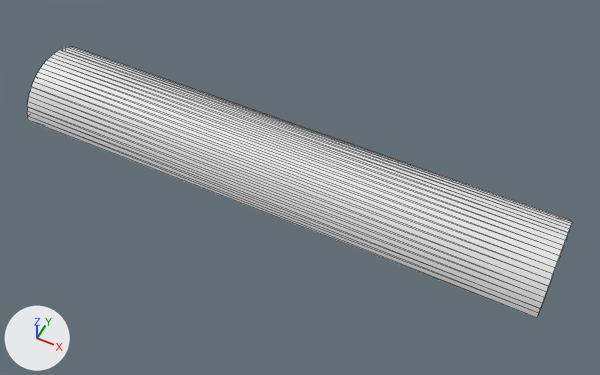
The OBJ model assets/urdf/fmb_insertion/circle/peg/peg_coll_00.obj, before and after one commit.
Both versions are drawn from a 50 mm lens placed at (0.0734, -0.1361, 0.1686), pointed at (0.0071, -0.0036, 0.003). The axes (+X, +Y, +Z) are drawn at lower left. The lights are the same throughout. The first picture is the older version. Mesh edges are drawn as thin lines. Where no turn or scale is listed for an object, it has been applied to the vertices.

In view in the first picture: 'peg_coll_00'.
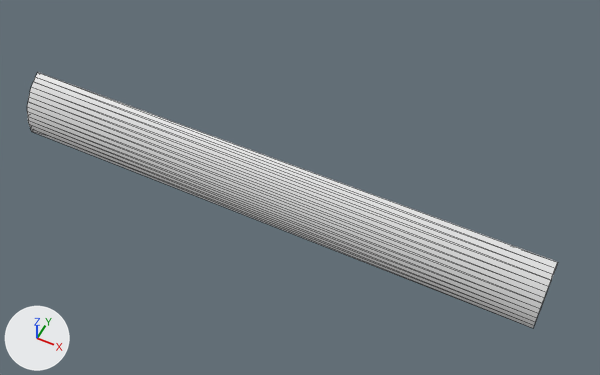
The newer file is also turned or shifted as a whole; pictures and numbers use the older file's frame.

Boxes (x1, y1, x2, y2) around the edits, measured in the pictures (600 x 375 px):
'peg_coll_00', reshaped: before (27, 47, 573, 318); after (27, 73, 558, 328)
part 1 of me_peg_coll_00, cut back: before (38, 47, 573, 262); after (28, 121, 537, 328)

What changed in the scene script:
```text
Change me_peg_coll_00:
    used by ob_peg_coll_00; location = (0.0, 0.0, 0.0)
    remove me_peg_coll_00.from_pydata(...)  # 46 vertices, 88 faces; spans x -0.075..0.075, y -0.015..0.009, z 0.0..0.015
    add me_peg_coll_00.from_pydata(...)  # 30 vertices, 56 faces; spans x -0.075..0.075, y -0.015..0.0, z -0.002..0.014
    me_peg_coll_00 part 1
    22 vertices are removed from x -0.075..0.075, y -0.005..0.009, z 0.012..0.015
    48 faces are deleted
    6 vertices are added at (-0.075, -0.015, 0.001), (-0.075, -0.015, -0.002), (-0.075, -0.015, -0.001), (0.075, -0.015, 0.001), (0.075, -0.015, -0.001), (0.075, -0.015, -0.002)
    16 new faces join them
```
